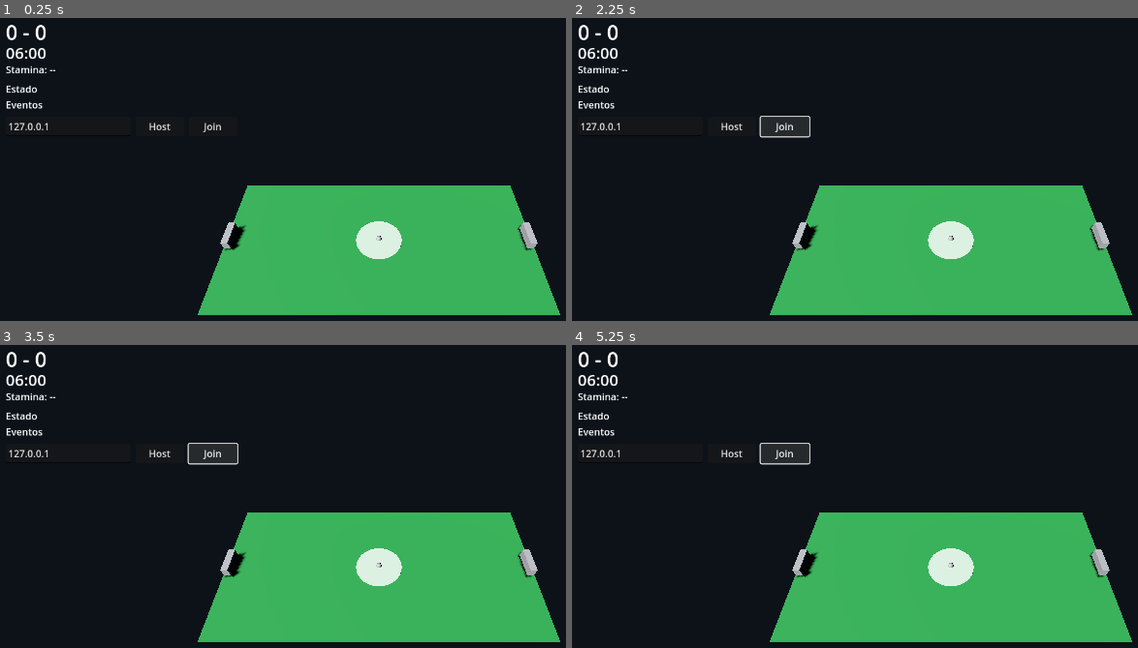
Above: before the commit, frames 1-4 (two rows, left to right).
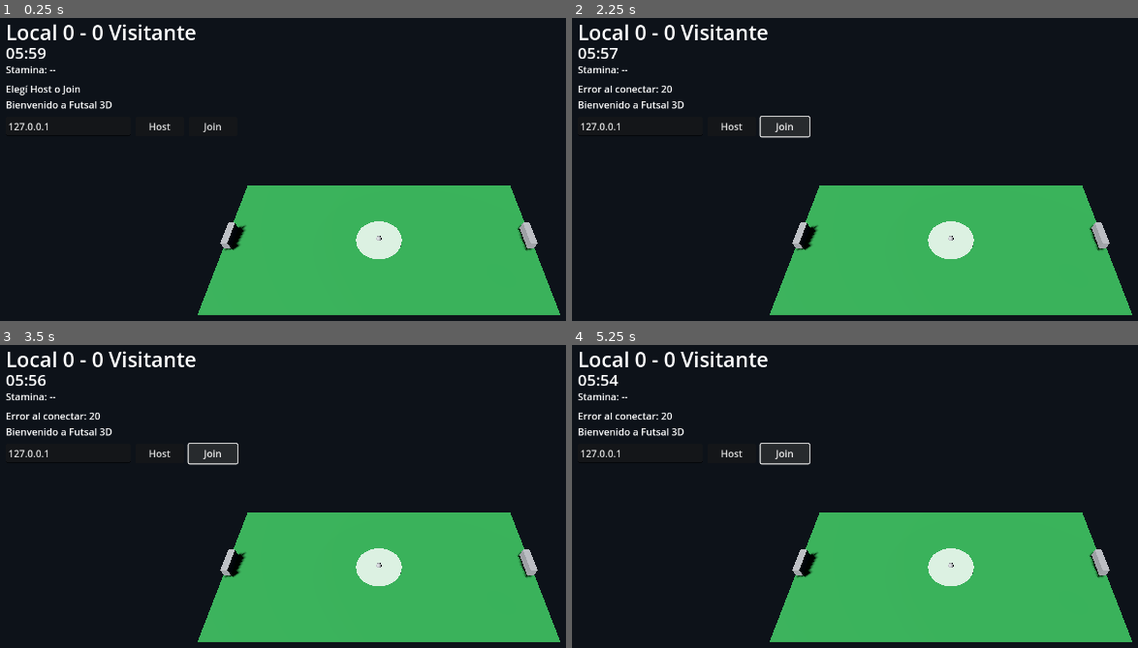
Above: after the commit, the same moments.

Repository: tenemostuseguro/uft27
Game: Godot game, scene res://scenes/Main3D.tscn
The game is run twice, just before and just after one commit, with the same random seed, the same clock (stepped at 60 frames per second) and the same inputs. This scene is started directly instead of the project's main scene.
Inputs:
- Up to frame 1 (0.25 s): no input
- Up to frame 2 (2.25 s): tap Enter at 0.5 s; hold D (move_right) 0.53-1.25 s; tap Space (shoot) at 0.6 s; click "Host" at 1.25 s; click "Join" at 2 s
- Up to frame 3 (3.5 s): hold S (move_down) from 2.78 s (still down); tap Shift (sprint) at 2.85 s
- Up to frame 4 (5.25 s): release S (move_down) at 3.53 s; hold D (move_right) 3.53-4.28 s; hold Shift (sprint) 3.53-4.28 s; hold W (move_up) 4.28-5.03 s; tap Shift (sprint) at 4.35 s; hold A (move_left) from 5.03 s (still down); hold Shift (sprint) from 5.03 s (still down)

The runs differ from the first frame. In frame 1, 1.2% of the frame differs, in the area x 1-35%, y 1-31%; in frame 2, 1.3%; in frame 3, 1.3%; in frame 4, 1.3%.
Error before the commit: Parse Error: Cannot infer the type of "z" variable because the value doesn't have a set type. (res://scripts/game_manager_3d.gd:182)

Commit message:
Fix GDScript type inference parse errors in AI and game manager

Diff:
--- a/godot-futsal/scripts/bot_player_3d.gd
+++ b/godot-futsal/scripts/bot_player_3d.gd
@@ -8,7 +8,7 @@
 @export var kick_force := 8.5
 @export var kick_range := 1.7
 
-var manager: Node = null
+var manager: GameManager3D = null
 var anchor_position := Vector3.ZERO
 
 @onready var mesh: MeshInstance3D = $MeshInstance3D
@@ -23,17 +23,17 @@
 	if manager == null or not multiplayer.is_server():
 		return
 
-	var ball := manager.ball
-	var to_ball := ball.global_position - global_position
-	var target := anchor_position
+	var ball: RigidBody3D = manager.ball
+	var to_ball: Vector3 = ball.global_position - global_position
+	var target: Vector3 = anchor_position
 
 	if to_ball.length() < press_distance:
 		target = ball.global_position
 	elif (anchor_position - ball.global_position).length() < hold_distance:
 		target = ball.global_position.lerp(anchor_position, 0.35)
 
-	var flat_target := Vector3(target.x, global_position.y, target.z)
-	var move_dir := flat_target - global_position
+	var flat_target: Vector3 = Vector3(target.x, global_position.y, target.z)
+	var move_dir: Vector3 = flat_target - global_position
 	move_dir.y = 0.0
 
 	if move_dir.length() > 0.1:
@@ -45,8 +45,8 @@
 	move_and_slide()
 
 	if to_ball.length() <= kick_range:
-		var goal_target := Vector3(manager.field_half_length * -team_side, ball.global_position.y, 0.0)
-		var kick_dir := (goal_target - ball.global_position).normalized()
+		var goal_target: Vector3 = Vector3(manager.field_half_length * -team_side, ball.global_position.y, 0.0)
+		var kick_dir: Vector3 = (goal_target - ball.global_position).normalized()
 		ball.apply_central_impulse(kick_dir * kick_force)
 
 	rpc("sync_state", global_position, rotation.y)
--- a/godot-futsal/scripts/game_manager_3d.gd
+++ b/godot-futsal/scripts/game_manager_3d.gd
@@ -1,4 +1,5 @@
 extends Node3D
+class_name GameManager3D
 
 const PORT := 7777
 const MAX_PLAYERS := 2
@@ -154,7 +155,7 @@
 	if not multiplayer.is_server() or bot_scene == null or bots.size() > 0:
 		return
 
-	for i in ai_players_per_side:
+	for i: int in range(ai_players_per_side):
 		_create_bot(-1, i)
 		_create_bot(1, i)
 
@@ -173,13 +174,13 @@
 	return -1 if id % 2 == 1 else 1
 
 func _spawn_position_for_side(side: int, id: int) -> Vector3:
-	var lane := 1.5 if id % 3 == 0 else -1.5
+	var lane: float = 1.5 if id % 3 == 0 else -1.5
 	return Vector3((field_half_length - 3.0) * side, 0.0, lane)
 
 func _bot_anchor(side: int, index: int) -> Vector3:
-	var x := side * (8.0 - index * 2.6)
-	var z_positions := [-5.5, 0.0, 5.5]
-	var z := z_positions[index % z_positions.size()]
+	var x: float = side * (8.0 - index * 2.6)
+	var z_positions: Array[float] = [-5.5, 0.0, 5.5]
+	var z: float = z_positions[index % z_positions.size()]
 	return Vector3(x, 0.0, z)
 
 func request_kick_from_player(player_id: int, player_pos: Vector3, forward: Vector3, force: float, kick_range: float) -> void:
@@ -197,10 +198,10 @@
 	_apply_kick(player_id, player_pos, forward, force, kick_range)
 
 func _apply_kick(_player_id: int, player_pos: Vector3, forward: Vector3, force: float, kick_range: float) -> void:
-	var to_ball := ball.global_position - player_pos
+	var to_ball: Vector3 = ball.global_position - player_pos
 	if to_ball.length() > kick_range:
 		return
-	var dir := forward.normalized()
+	var dir: Vector3 = forward.normalized()
 	if dir.length() <= 0.001:
 		dir = to_ball.normalized()
 	ball.apply_central_impulse(dir * force)
@@ -221,12 +222,13 @@
 	_reset_after_goal()
 
 func _reset_after_goal() -> void:
-	for id in players.keys():
-		var side := players[id].team_side
+	for id_variant in players.keys():
+		var id: int = int(id_variant)
+		var side: int = int(players[id].team_side)
 		players[id].global_position = _spawn_position_for_side(side, id)
 		players[id].velocity = Vector3.ZERO
-	for i in bots.size():
-		bots[i].global_position = _bot_anchor(bots[i].team_side, i % ai_players_per_side)
+	for i: int in range(bots.size()):
+		bots[i].global_position = _bot_anchor(int(bots[i].team_side), i % ai_players_per_side)
 	ball.global_position = Vector3(0.0, 0.35, 0.0)
 	ball.linear_velocity = Vector3.ZERO
 	ball.angular_velocity = Vector3.ZERO
@@ -234,7 +236,7 @@
 	update_ui()
 
 func _update_local_hud() -> void:
-	var local_player := _get_local_player()
+	var local_player: Node = _get_local_player()
 	if local_player == null:
 		stamina_label.text = "Stamina: --"
 		return
